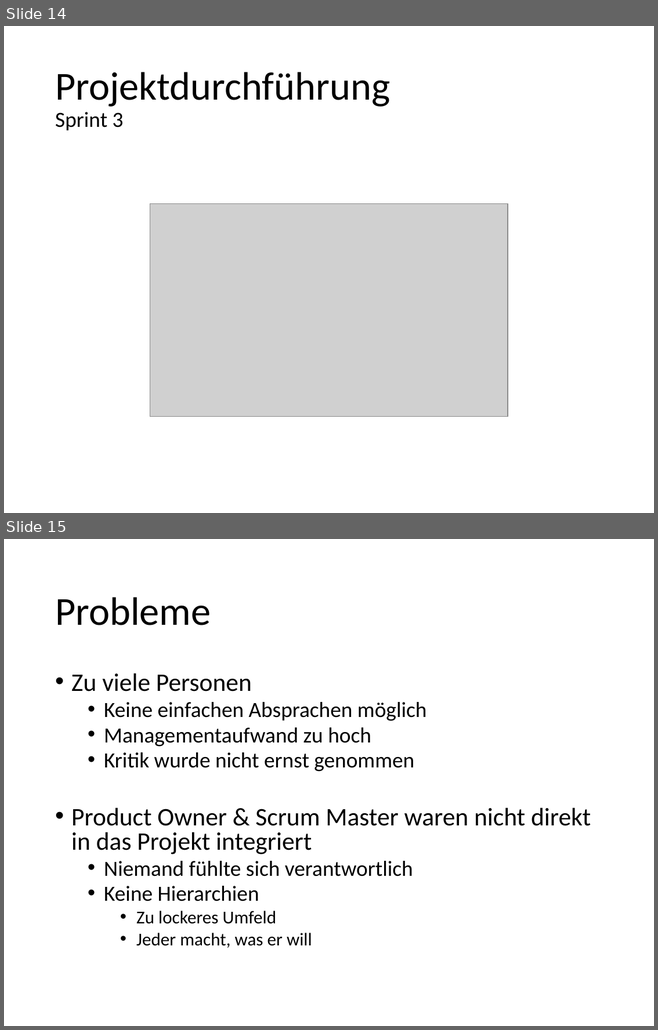
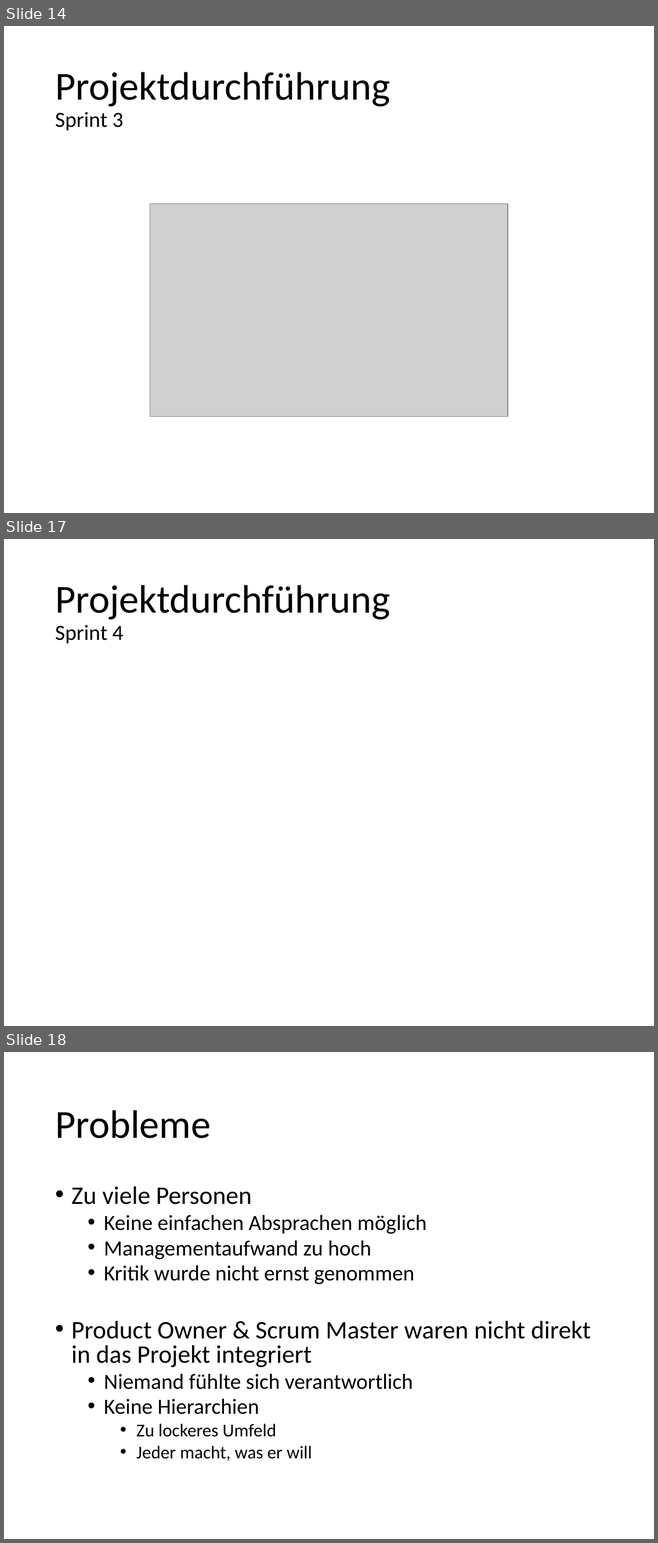
Before and after one commit to kickvinwl/kickvinwl, a slide deck: dokumente/Abschlusspräsentation.pptx. Shown one above the other, each under a label of ours: slides 14 and 15 before the commit, slides 14, 17 and 18 after it; the slides between them are not shown. The pictures are 658x1030 and 658x1543 pixels, drawn with LibreOffice and Linux fonts; fonts in the diff are those of the drawing; grey boxes stand for pictures. Boxes give left, top, right and bottom in pixels: in the first picture for what was removed or moved away, otherwise in the second. Text is boxed around its words. In the diff, an @@ line names an element or a change of style, - is before the commit and + after.

Commit message:
Sprint 4

```diff
--- a/dokumente/Abschlusspräsentation.pptx
+++ b/dokumente/Abschlusspräsentation.pptx
@@ slide 17 added at bbox=[4, 539, 654, 1026], background #FFFFFF @@
@@ title added at bbox=[55, 585, 390, 643], 44 pt, text #000000 @@
+Projektdurchführung
+Sprint 4
@@ what was slide 15 is now slide 18 @@
```
Also in this commit, not shown: 1 slide changed, 6 other slides added, 1 other file.
